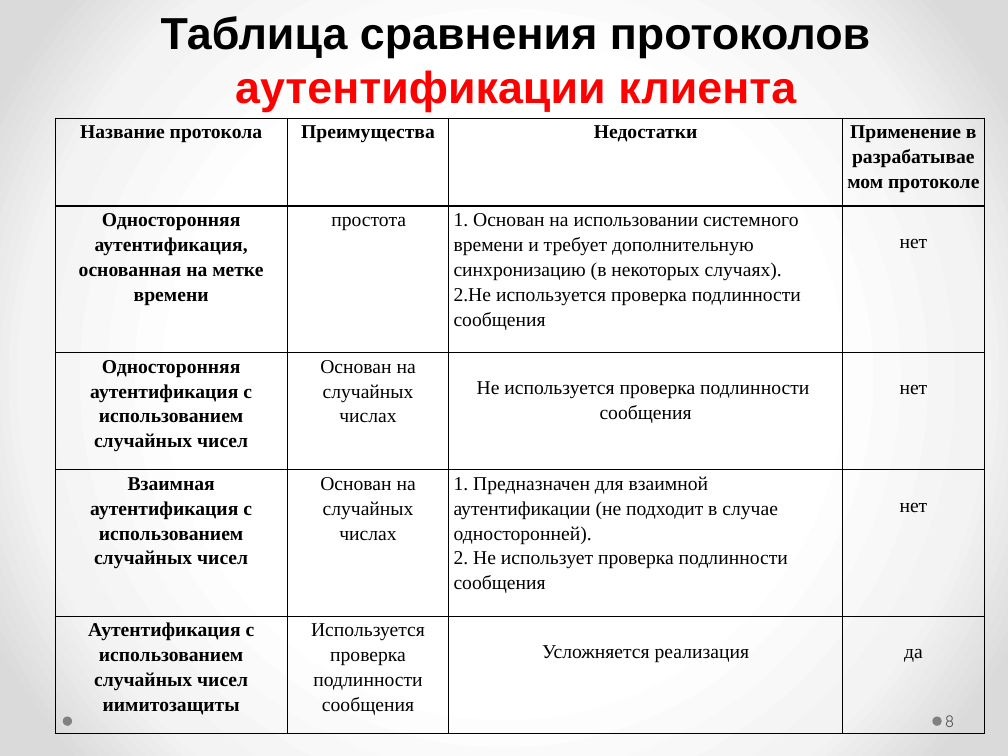
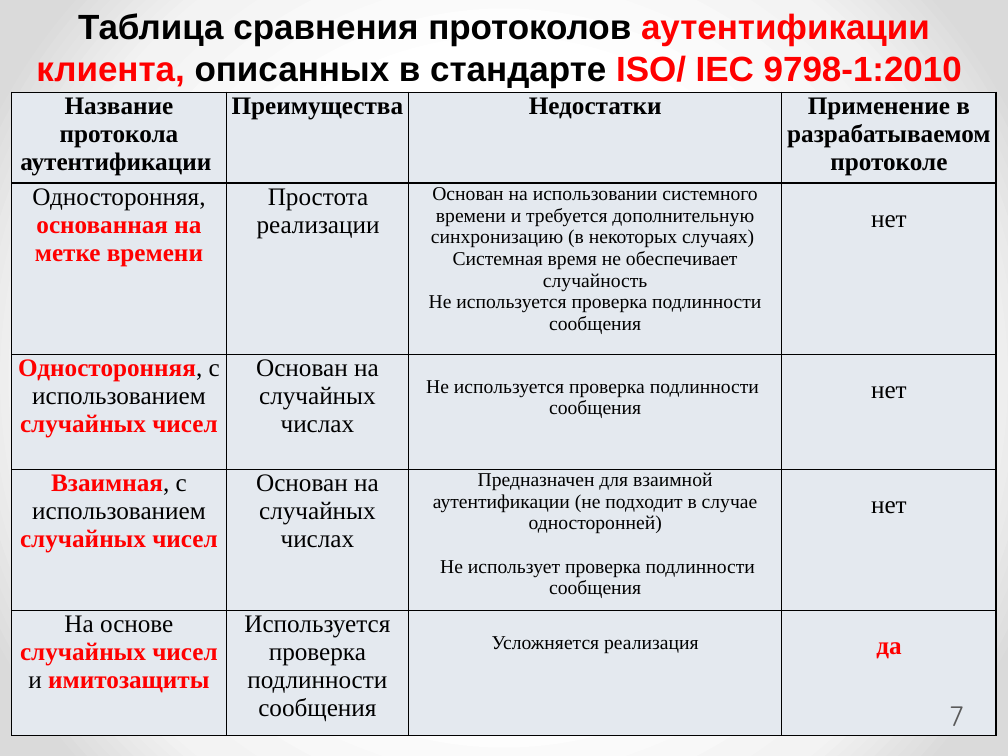
Before and after one commit to romanivanov21/tk_project_windows, a slide deck: slide 7 of ВКР (выпускная квалификационная работа)/MP-49_Ivanov_Roman_present.pptx (slide 8 before the commit). Drawn at 1008x756 pixels with LibreOffice and Linux fonts; fonts in the diff are those of the drawing. Boxes give left, top, right and bottom in pixels: in the first picture for what was removed or moved away, otherwise in the second. Text is boxed around its words. In the diff, an @@ line names an element or a change of style, - is before the commit and + after.

```diff
--- a/ВКР (выпускная квалификационная работа)/MP-49_Ivanov_Roman_present.pptx
+++ b/ВКР (выпускная квалификационная работа)/MP-49_Ivanov_Roman_present.pptx
@@ text at (x1=36, y1=13, x2=962, y2=88): text changed; size 32 to 25 pt @@
-Таблица сравнения протоколов аутентификации клиента
+Таблица сравнения протоколов аутентификации клиента, описанных в стандарте ISO/ IEC 9798-1:2010
@@ table at (x1=12, y1=93, x2=997, y2=736) @@
-row 1, column 1: Название протокола
+row 1, column 1: Название протокола аутентификации
-row 2: Односторонняя аутентификация, основанная на метке времени | простота | 1. Основан на использовании системного времени и требует дополнительную синхронизацию (в некоторых случаях). / 2.Не используется проверка подлинности сообщения | нет
+row 2: Односторонняя, основанная на метке времени | Простота реализации | Основан на использовании системного времени и требуется дополнительную синхронизацию (в некоторых случаях) / Системная время не обеспечивает случайность / Не используется проверка подлинности сообщения | нет
-row 3, column 1: Односторонняя аутентификация с использованием случайных чисел
+row 3, column 1: Односторонняя, с использованием случайных чисел
-row 4, column 1: Взаимная аутентификация с использованием случайных чисел
+row 4, column 1: Взаимная, с использованием случайных чисел
-row 4, column 3: 1. Предназначен для взаимной аутентификации (не подходит в случае односторонней). / 2. Не использует проверка подлинности сообщения
+row 4, column 3: Предназначен для взаимной аутентификации (не подходит в случае односторонней) / Не использует проверка подлинности сообщения
-row 5, column 1: Аутентификация с использованием случайных чисел иимитозащиты
+row 5, column 1: На основе случайных чисел и имитозащиты
@@ fill none to #E4E9EF in 20 cells @@
@@ size 14 to 18 pt in "Преимущества", "Недостатки", "Применение в разрабатываемом протоколе", "нет" and 6 more places @@
@@ text colour #000000 to #FF0000, bold on in "да" @@
@@ line spacing 1.15 to 1 @@
@@ table resized from (x1=55, y1=118, x2=985, y2=733) to (x1=12, y1=93, x2=997, y2=736) @@
@@ page number at (x1=949, y1=706, x2=964, y2=726): text changed; size 12 to 20 pt @@
-8
+7
```
Also in this commit, not shown: 6 other slides changed, 3 slides added, 5 slides removed, 1 other file.
